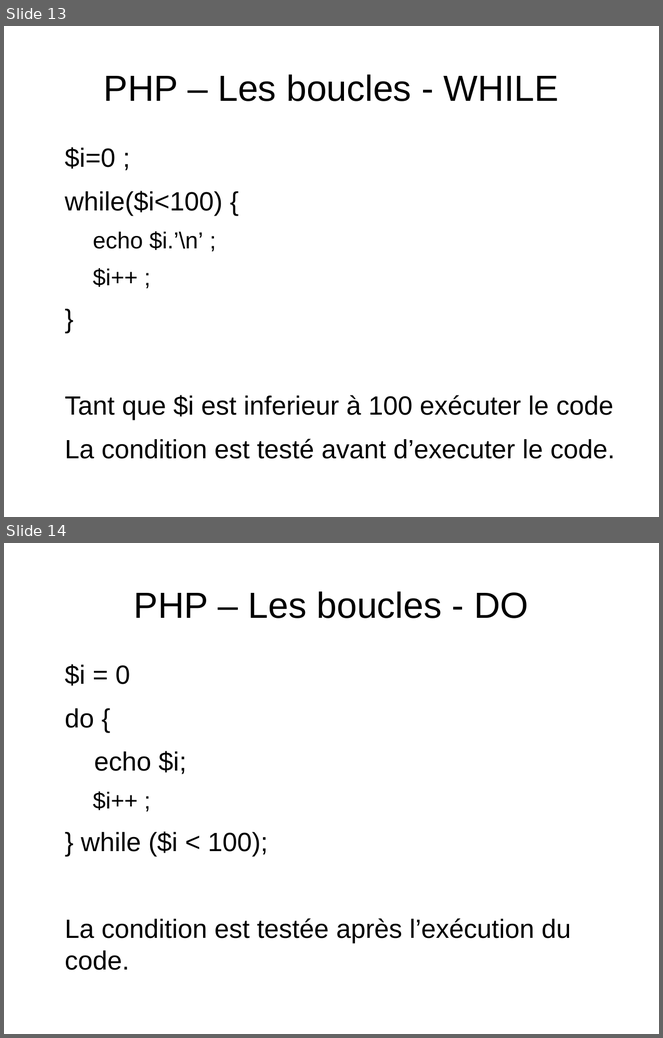
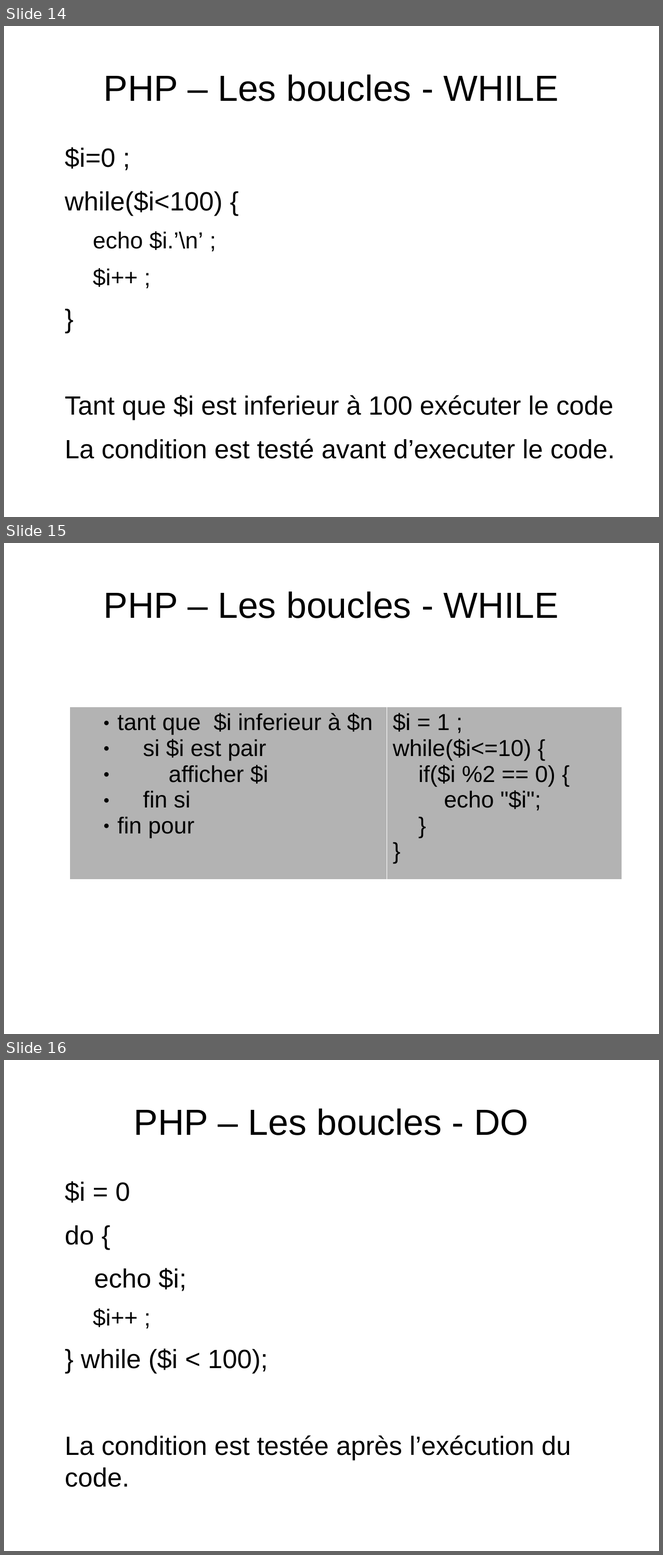
Before and after one commit to NicoM88/formation, a slide deck: PHP/formation.odp. Shown one above the other, each under a label of ours: slides 13 and 14 before the commit, slides 14, 15 and 16 after it. The pictures are 663x1038 and 663x1555 pixels, drawn with LibreOffice and Linux fonts; fonts in the diff are those of the drawing. Boxes give left, top, right and bottom in pixels: in the first picture for what was removed or moved away, otherwise in the second. Text is boxed around its words. In the diff, an @@ line names an element or a change of style, - is before the commit and + after.

Commit message:
slides

```diff
--- a/PHP/formation.odp
+++ b/PHP/formation.odp
@@ slide 15 added at (x1=4, y1=543, x2=659, y2=1034), background #FFFFFF @@
@@ title added at (x1=104, y1=591, x2=559, y2=618), 44 pt, text #000000 @@
+PHP – Les boucles - WHILE
@@ table added at (x1=70, y1=707, x2=622, y2=871), 1 rows, 2 columns @@
+tant que $i inferieur à $n / si $i est pair / afficher $i / fin si / fin pour | $i = 1 ; / while($i<=10) { / if($i %2 == 0) { / echo "$i"; / } / }
@@ what was slide 13 is now slide 14 @@
@@ what was slide 14 is now slide 16 @@
```
Also in this commit, not shown: 1 other slide added, 1 other file.
